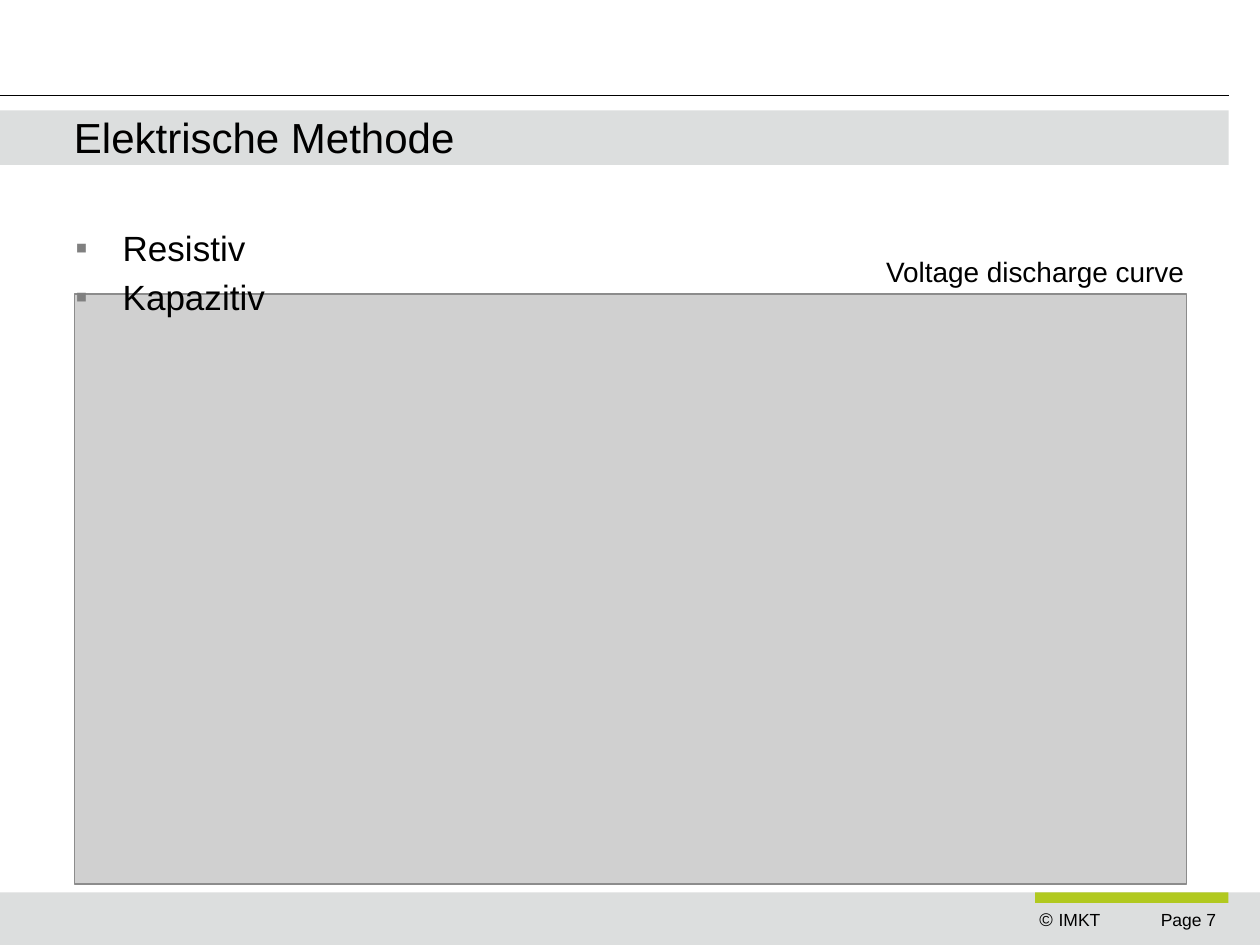
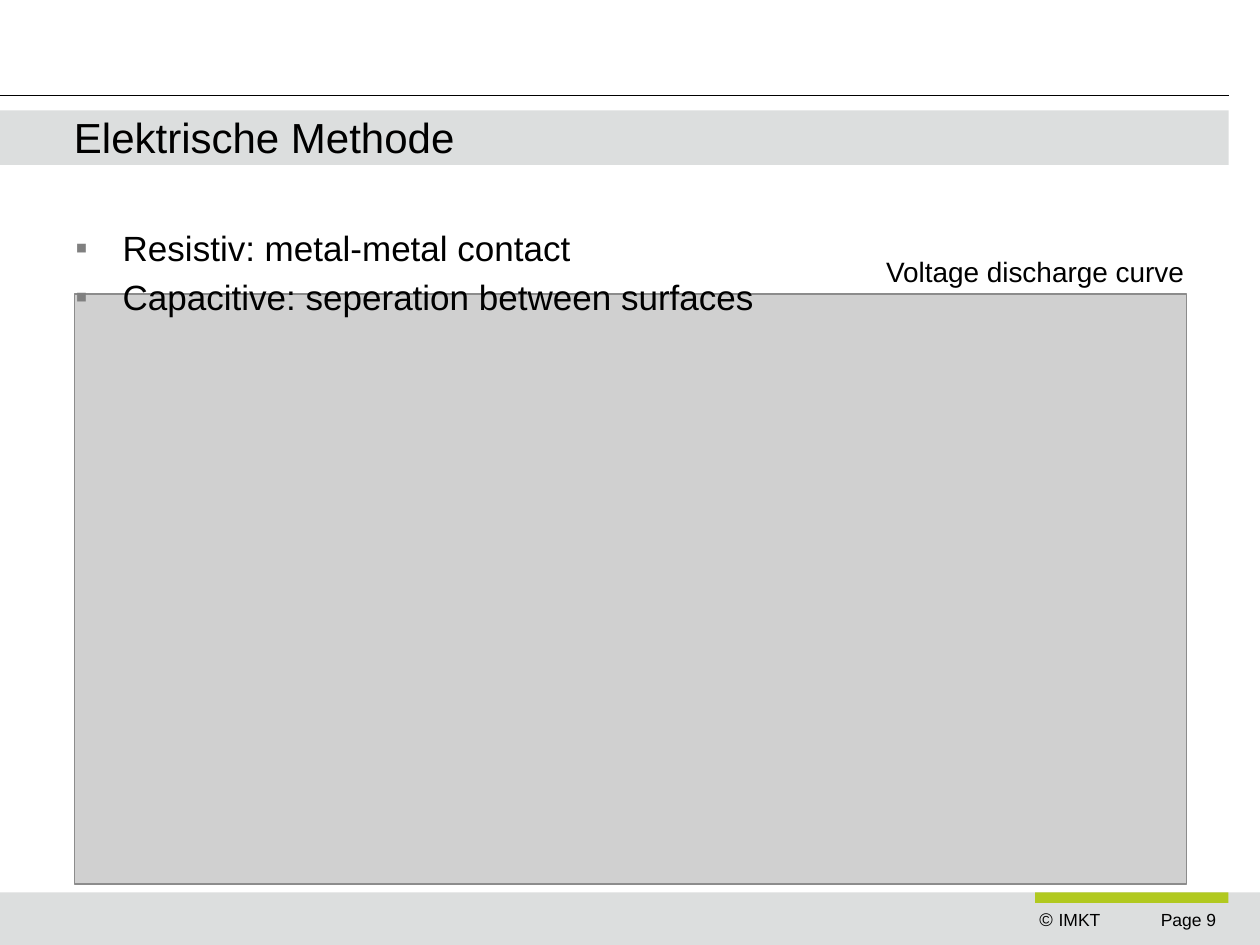
Before and after one commit to ngocminhdao88/dao_masterarbeit, a slide deck: slide 9 of presentations/ziel_der_arbeit_vw.pptx (slide 7 before the commit). Drawn at 1260x945 pixels with LibreOffice and Linux fonts; fonts in the diff are those of the drawing; grey boxes stand for pictures; background and template pictures are left out. Boxes give left, top, right and bottom in pixels: in the first picture for what was removed or moved away, otherwise in the second. Text is boxed around its words. In the diff, an @@ line names an element or a change of style, - is before the commit and + after.

```diff
--- a/presentations/ziel_der_arbeit_vw.pptx
+++ b/presentations/ziel_der_arbeit_vw.pptx
@@ text at (123, 235, 753, 317): text changed @@
-▪ Resistiv
-▪ Kapazitiv
+▪ Resistiv: metal-metal contact
+▪ Capacitive: seperation between surfaces
@@ page number at (1161, 914, 1216, 930): text changed @@
-Page 7
+Page 9
```
Also in this commit, not shown: 4 other slides changed, 2 slides added, 10 other files.
